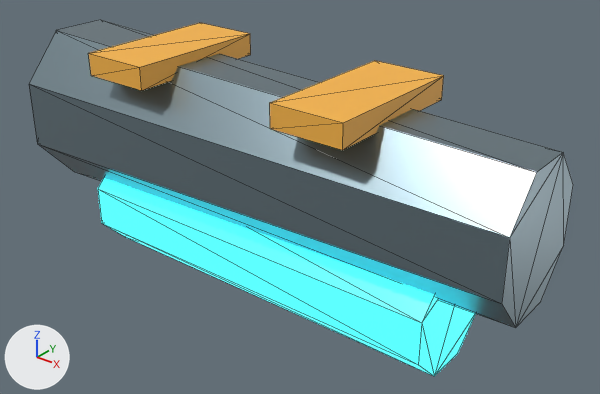
Renders of the glTF model Resource/Export/Vehicles/Parts/Vehicle_Shuttle_Pod_Front_Rugged_L.glb from each side of a commit.
Both versions are drawn from a 50 mm lens placed at (2.696, -0.663, 1.344), pointed at (1.575, 0.738, 0.476). Arrows for +X, +Y and +Z are at lower left; the lights stay in place. The picture after the commit comes second. Mesh edges are drawn as thin lines. Vertices at exactly the same position are counted once.

In view in the first picture: 'Vehicle_Shuttle_Pod_Front_Rugged_L'.
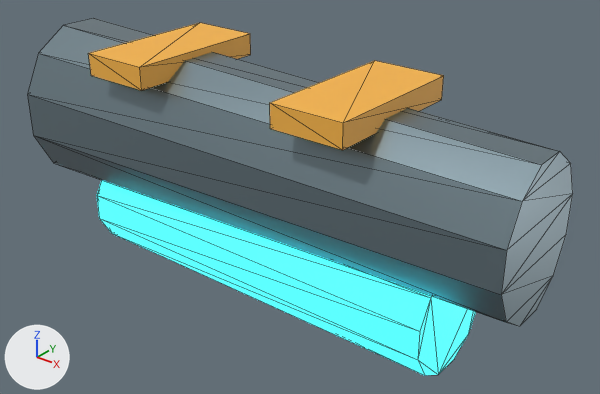
The change, as a list of edits to the scene's bpy script:
```text
Change me_vehicle_shuttle_pod_front_rugged_l_mesh:
    used by ob_vehicle_shuttle_pod_front_rugged_l; location = (0.0, 0.0, 0.0)
    remove me_vehicle_shuttle_pod_front_rugged_l_mesh.from_pydata(...)  # 48 vertices, 80 faces; spans x 0.84..2.184, y 0.518..0.888, z 0.212..0.795
    add me_vehicle_shuttle_pod_front_rugged_l_mesh.from_pydata(...)  # 64 vertices, 108 faces; spans x 0.84..2.184, y 0.515..0.891, z 0.206..0.795
    me_vehicle_shuttle_pod_front_rugged_l_mesh part 1: a new loose piece, a 12-sided cut cone along x (radius 0.194 by 0.221 at the low end, 0.152 by 0.178 at the high end) spanning x 0.84..2.184, y 0.515..0.891, z 0.366..0.792, in mat_steel (greyish blue #8699a2)
    me_vehicle_shuttle_pod_front_rugged_l_mesh part 2: the loose piece of 16 vertices spanning x 1.008..2.016, y 0.577..0.829, z 0.212..0.463 is rebuilt with 24 vertices and now spans x 1.008..2.016, y 0.572..0.834, z 0.206..0.469
    me_vehicle_shuttle_pod_front_rugged_l_mesh part 3
    16 vertices are removed from x 0.84..2.184, y 0.524..0.882, z 0.375..0.783
    40 faces are deleted
    12 new faces join them, mat_warning (orange #f9b648)
    me_vehicle_shuttle_pod_front_rugged_l_mesh part 4
    12 faces are deleted
    12 new faces join them, mat_warning (orange #f9b648)
```

Changed parts and their boxes [x1, y1, x2, y2] in the pictures (600 x 394 px; the box of a moved part takes in the faces that stretch with it):
'Vehicle_Shuttle_Pod_Front_Rugged_L', reshaped: before [29, 20, 573, 376]; after [27, 18, 573, 375]
part 1 of me_vehicle_shuttle_pod_front_rugged_l_mesh, added: after [27, 18, 573, 327]
part 2 of me_vehicle_shuttle_pod_front_rugged_l_mesh, rebuilt: before [98, 178, 475, 376]; after [97, 180, 476, 375]
part 3 of me_vehicle_shuttle_pod_front_rugged_l_mesh, built on: before [29, 20, 573, 328]; after [89, 23, 251, 91]
part 4 of me_vehicle_shuttle_pod_front_rugged_l_mesh, moved or reshaped: [270, 61, 444, 150] in both
